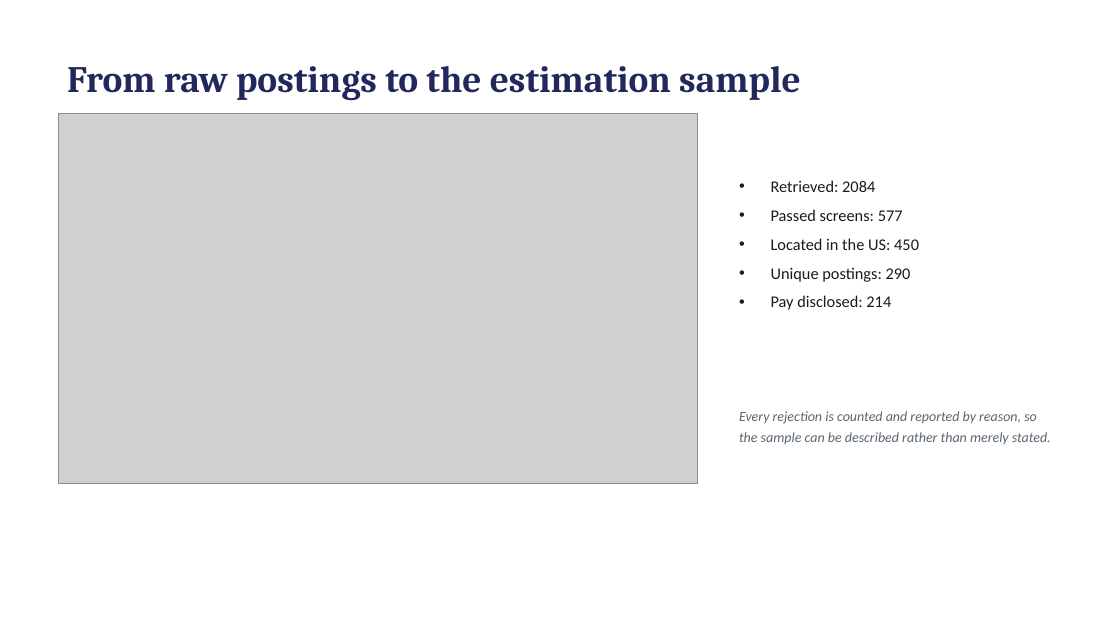
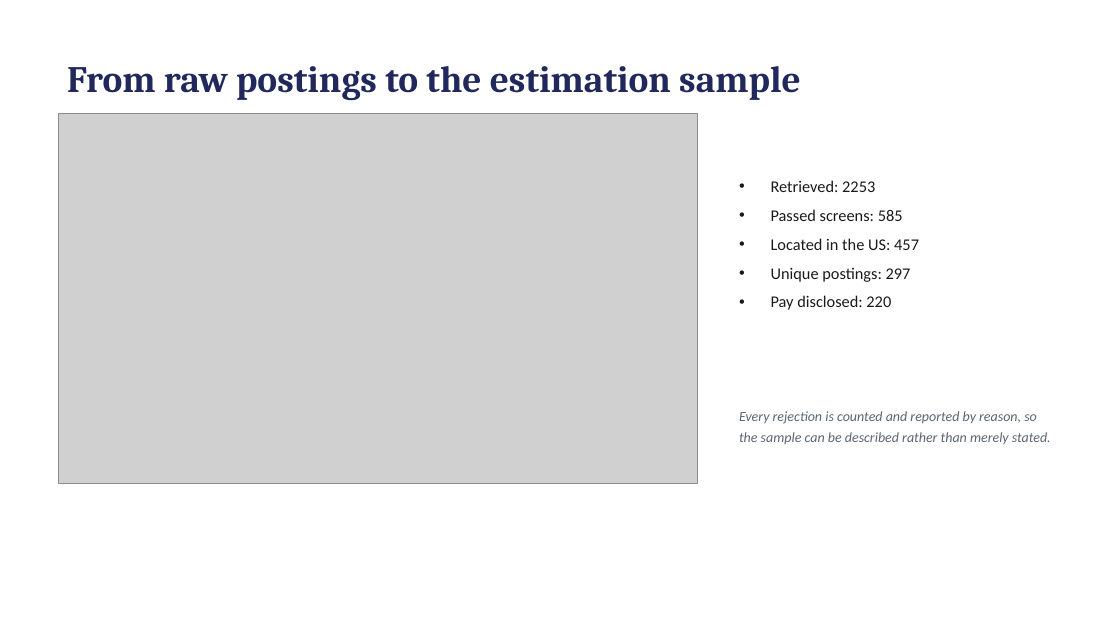
Before and after one commit to hendeal-cyber/Modern-Labor-Market-Data-Submission, a slide deck: slide 5 of paper/presentation.pptx. Drawn at 1120x630 pixels with LibreOffice and Linux fonts; fonts in the diff are those of the drawing; grey boxes stand for pictures. Boxes give left, top, right and bottom in pixels: in the first picture for what was removed or moved away, otherwise in the second. Text is boxed around its words. In the diff, an @@ line names an element or a change of style, - is before the commit and + after.

```diff
--- a/paper/presentation.pptx
+++ b/paper/presentation.pptx
@@ text at [771,180,919,310]: text changed @@
-• Retrieved: 2084
-• Passed screens: 577
-• Located in the US: 450
-• Unique postings: 290
-• Pay disclosed: 214
+• Retrieved: 2253
+• Passed screens: 585
+• Located in the US: 457
+• Unique postings: 297
+• Pay disclosed: 220
```
Also in this commit, not shown: 3 other slides changed, 13 other files.
